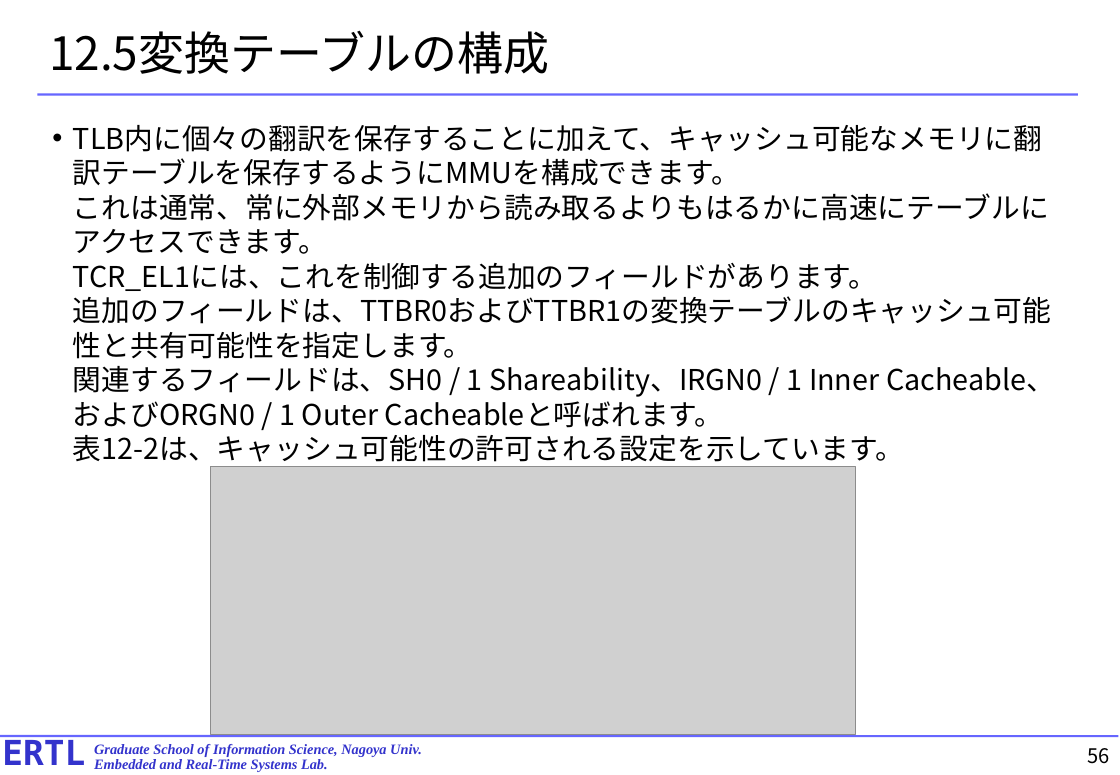
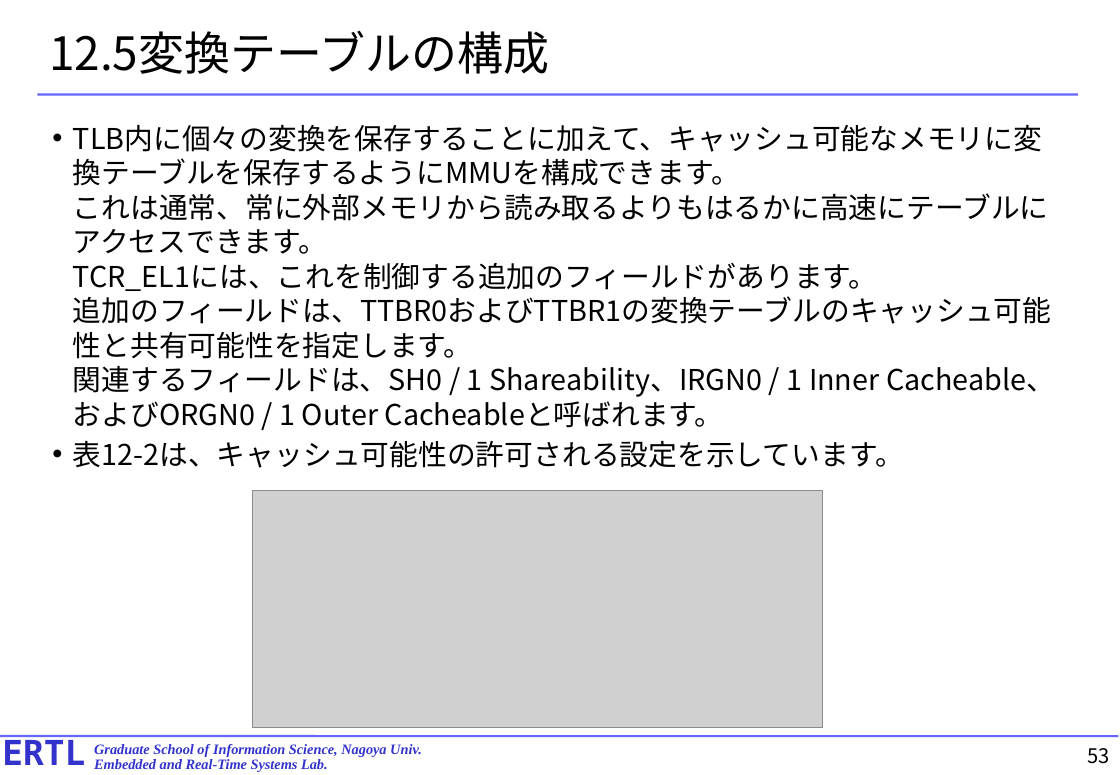
Before and after one commit to exshonda/arm64_basic, a slide deck: slide 53 of text/10.chapter12.pptx (slide 56 before the commit). Drawn at 1120x775 pixels with LibreOffice and Linux fonts; fonts in the diff are those of the drawing; grey boxes stand for pictures. Boxes give left, top, right and bottom in pixels: in the first picture for what was removed or moved away, otherwise in the second. Text is boxed around its words. In the diff, an @@ line names an element or a change of style, - is before the commit and + after.

```diff
--- a/text/10.chapter12.pptx
+++ b/text/10.chapter12.pptx
@@ text at [73, 125, 1055, 468]: text changed @@
-• TLB内に個々の翻訳を保存することに加えて、キャッシュ可能なメモリに翻訳テーブルを保存するようにMMUを構成できます。
-  これは通常、常に外部メモリから読み取るよりもはるかに高速にテーブルにアクセスできます。
-  TCR_EL1には、これを制御する追加のフィールドがあります。
-  追加のフィールドは、TTBR0およびTTBR1の変換テーブルのキャッシュ可能性と共有可能性を指定します。
-  関連するフィールドは、SH0 / 1 Shareability、IRGN0 / 1 Inner Cacheable、およびORGN0 / 1 Outer Cacheableと呼ばれます。
-  表12-2は、キャッシュ可能性の許可される設定を示しています。
+• TLB内に個々の変換を保存することに加えて、キャッシュ可能なメモリに変換テーブルを保存するようにMMUを構成できます。
+  これは通常、常に外部メモリから読み取るよりもはるかに高速にテーブルにアクセスできます。
+  TCR_EL1には、これを制御する追加のフィールドがあります。
+  追加のフィールドは、TTBR0およびTTBR1の変換テーブルのキャッシュ可能性と共有可能性を指定します。
+  関連するフィールドは、SH0 / 1 Shareability、IRGN0 / 1 Inner Cacheable、およびORGN0 / 1 Outer Cacheableと呼ばれます。
+• 表12-2は、キャッシュ可能性の許可される設定を示しています。
@@ picture: place and size @@
-picture at [211, 467, 855, 736]
+picture at [252, 491, 822, 728]
@@ page number at [1087, 748, 1109, 764]: text changed @@
-56
+53
```
Also in this commit, not shown: 31 other slides changed, 3 slides removed.
